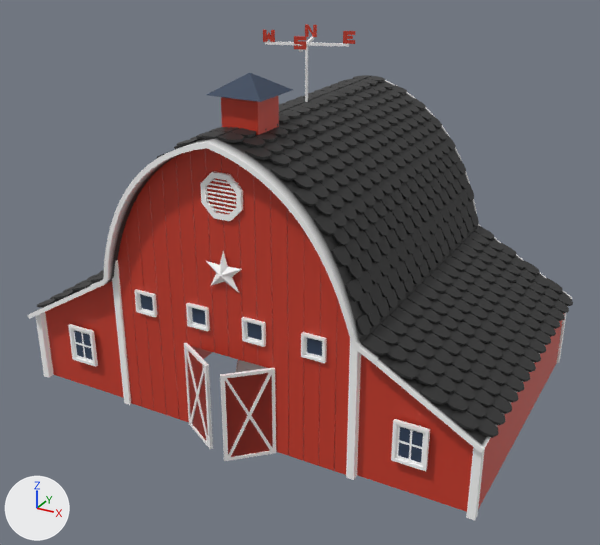
A saved change to the glTF model ggj-2026-unity/Assets/Models/Props/Jessie_Props.glb.
One viewpoint serves both versions: a 50 mm camera at (4.21, -7.52, 5.16) aimed at (0.08, -0.02, 1.41). Arrows for +X, +Y and +Z are at lower left; the lights stay in place. Where no turn or scale is listed for an object, it has been applied to the vertices.

Names of what the first picture shows: 'barn'.
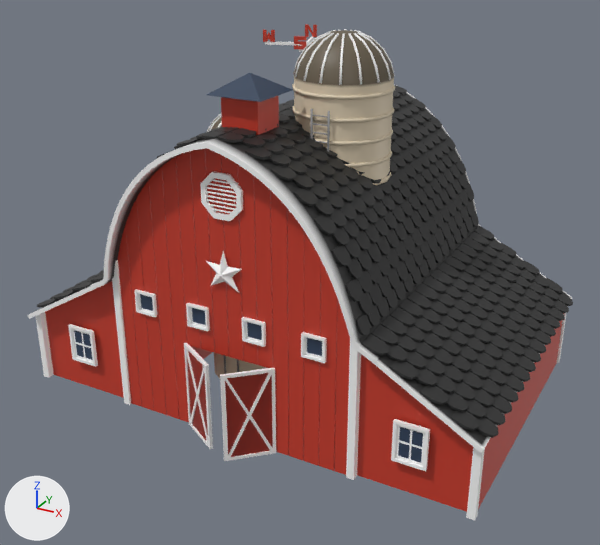
Pixel boxes [x1, y1, x2, y2] of what changed, in the pictures (600 x 545 px):
'grain_silo', added: after [207, 29, 395, 379]

Edits to the bpy script that builds the scene:
```text
Add mat_defaultmaterial_005:
    mat_defaultmaterial_005 = bpy.data.materials.new('DefaultMaterial.005')
    mat_defaultmaterial_005.use_nodes = True; mat_defaultmaterial_005.node_tree.nodes.clear()
    _N = mat_defaultmaterial_005.node_tree.nodes; _L = mat_defaultmaterial_005.node_tree.links
    n0 = _N.new('ShaderNodeOutputMaterial'); n0.name = 'Material Output'
    n1 = _N.new('ShaderNodeBsdfPrincipled'); n1.name = 'Principled BSDF'
    n2 = _N.new('ShaderNodeVertexColor'); n2.name = 'Color Attribute'
    _L.new(n1.outputs[0], n0.inputs[0])  # 'BSDF' to 'Surface'
    _L.new(n2.outputs[0], n1.inputs[0])  # 'Color' to 'Base Color'
Add me_grain_silo:
    me_grain_silo.from_pydata(...)  # 9488 vertices, 18592 faces; spans x -1.08..1.08, y -0.53..0.51, z 0.0..4.07
    me_grain_silo.materials.append(mat_defaultmaterial_005)
Add ob_grain_silo:
    ob_grain_silo = bpy.data.objects.new('grain_silo', me_grain_silo)
    ob_grain_silo.location = (0.0, 0.0, 0.0)
```
